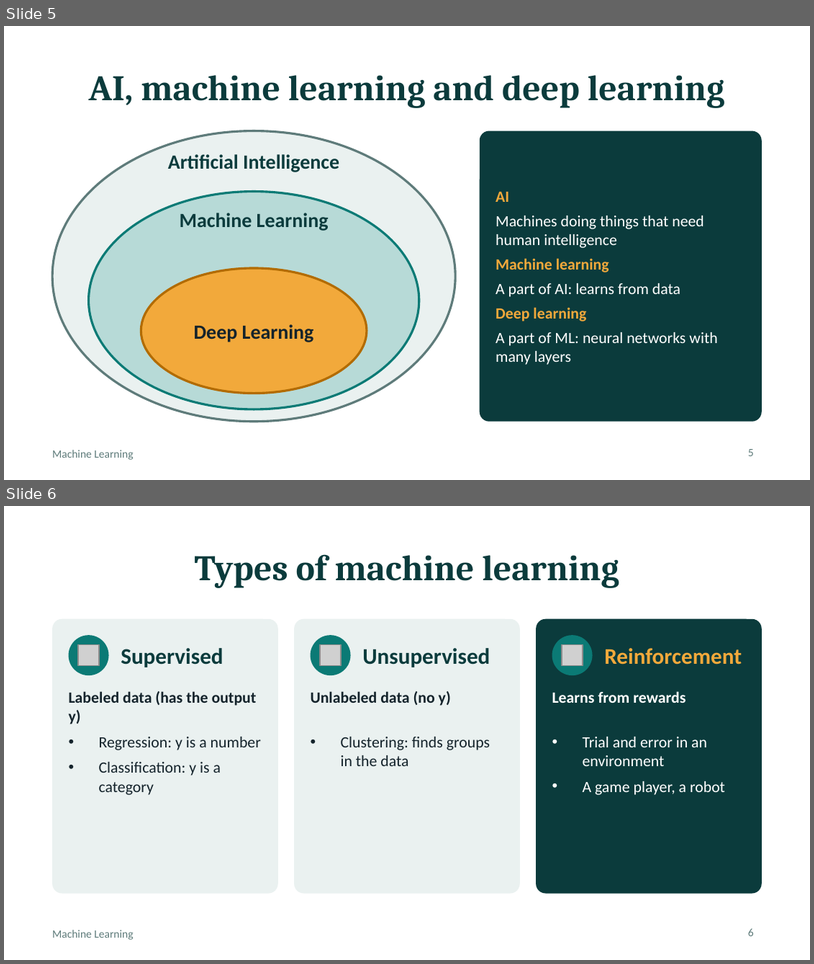
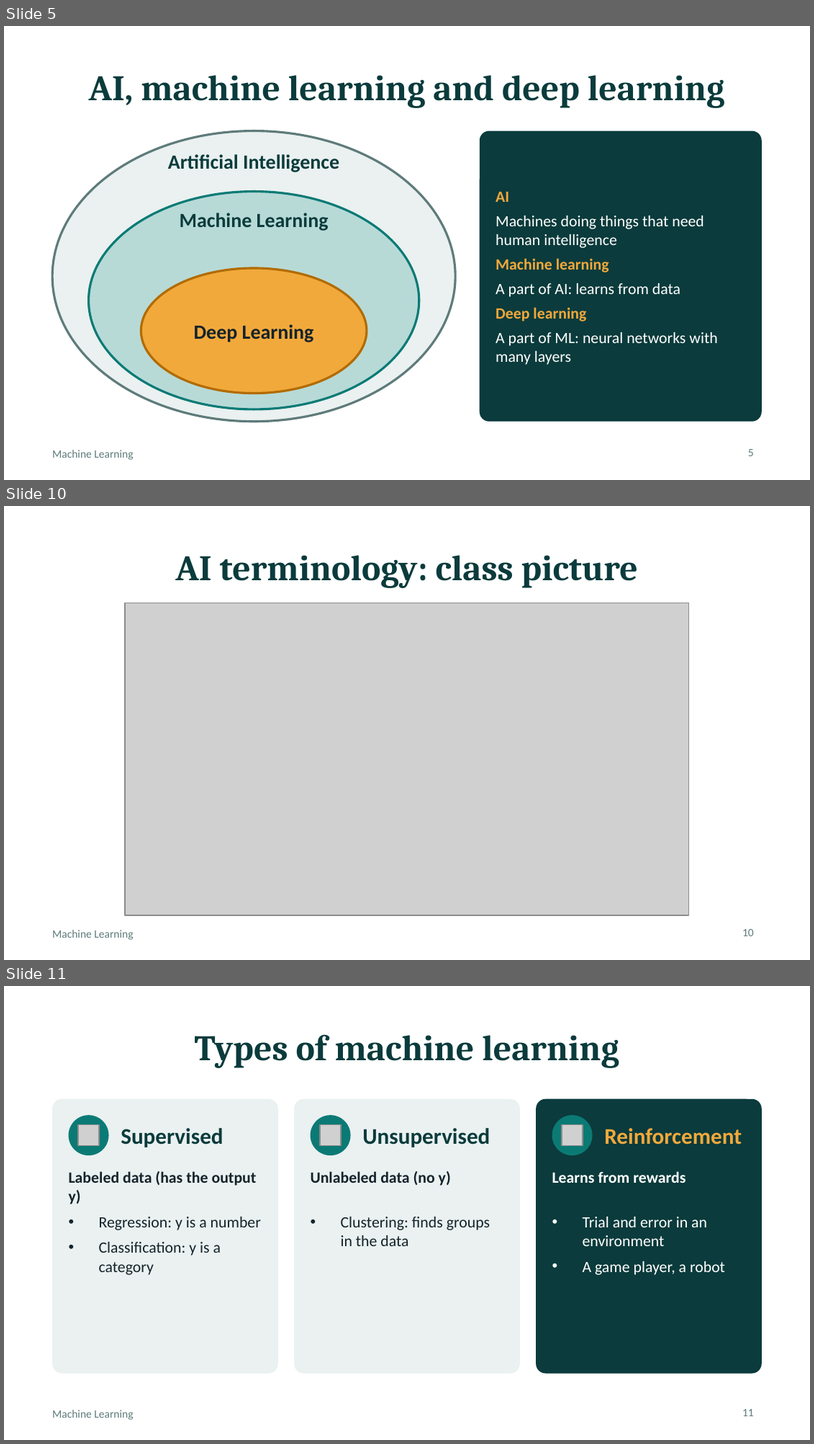
Before and after one commit to mgm-murali-ai/ai-learning, a slide deck: AI-Naresh-IT/notes/machine-learning/machine-learning.pptx. Shown one above the other, each under a label of ours: slides 5 and 6 before the commit, slides 5, 10 and 11 after it; the slides between them are not shown. The pictures are 814x964 and 814x1444 pixels, drawn with LibreOffice and Linux fonts; fonts in the diff are those of the drawing; grey boxes stand for pictures. Boxes give left, top, right and bottom in pixels: in the first picture for what was removed or moved away, otherwise in the second. Text is boxed around its words. In the diff, an @@ line names an element or a change of style, - is before the commit and + after.

```diff
--- a/AI-Naresh-IT/notes/machine-learning/machine-learning.pptx
+++ b/AI-Naresh-IT/notes/machine-learning/machine-learning.pptx
@@ slide 10 added at [4, 506, 810, 960], background #FFFFFF; not listed: 1 template element that a slide beside it also shows @@
@@ title added at [175, 555, 638, 588], 32 pt, text #0B3B3C, bold @@
+AI terminology: class picture
@@ picture added at [125, 602, 689, 915] @@
@@ page number added at [743, 929, 754, 936], 10 pt, text #5E7B7A @@
+10
@@ what was slide 6 is now slide 11 @@
@@ page number at [743, 1409, 754, 1416]: text changed @@
-6
+11
```
Also in this commit, not shown: 6 other slides added, 9 other files.
